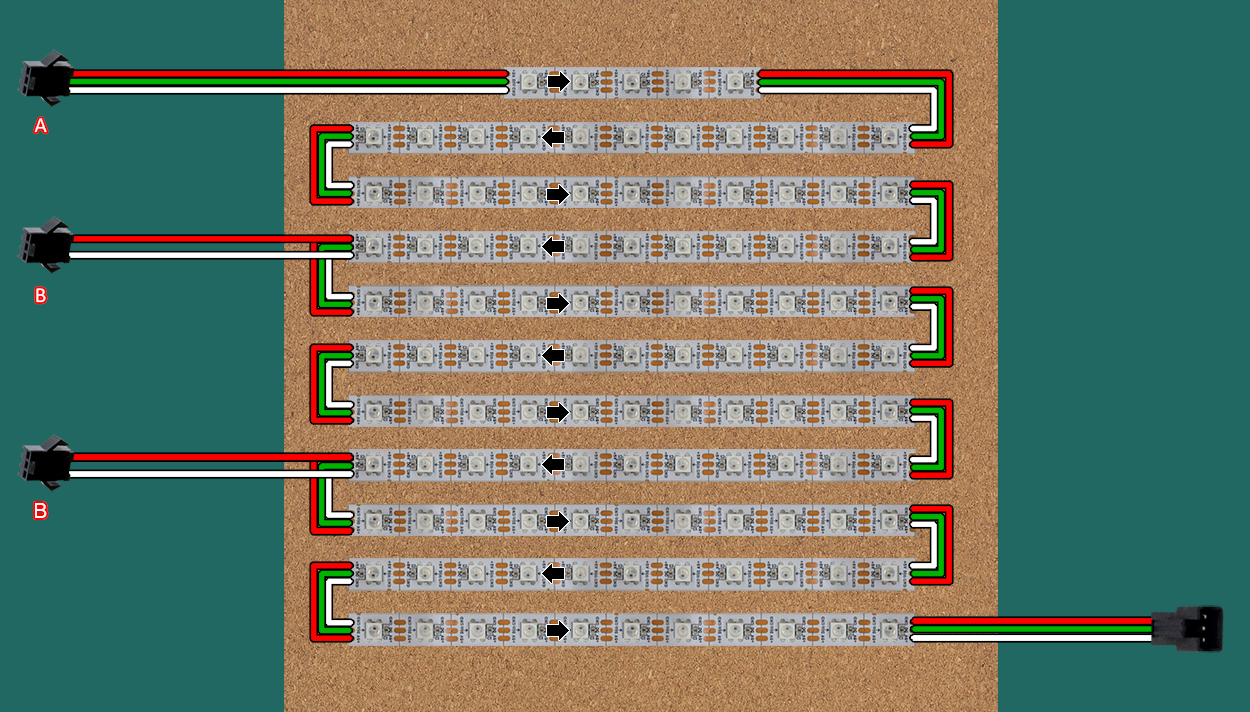
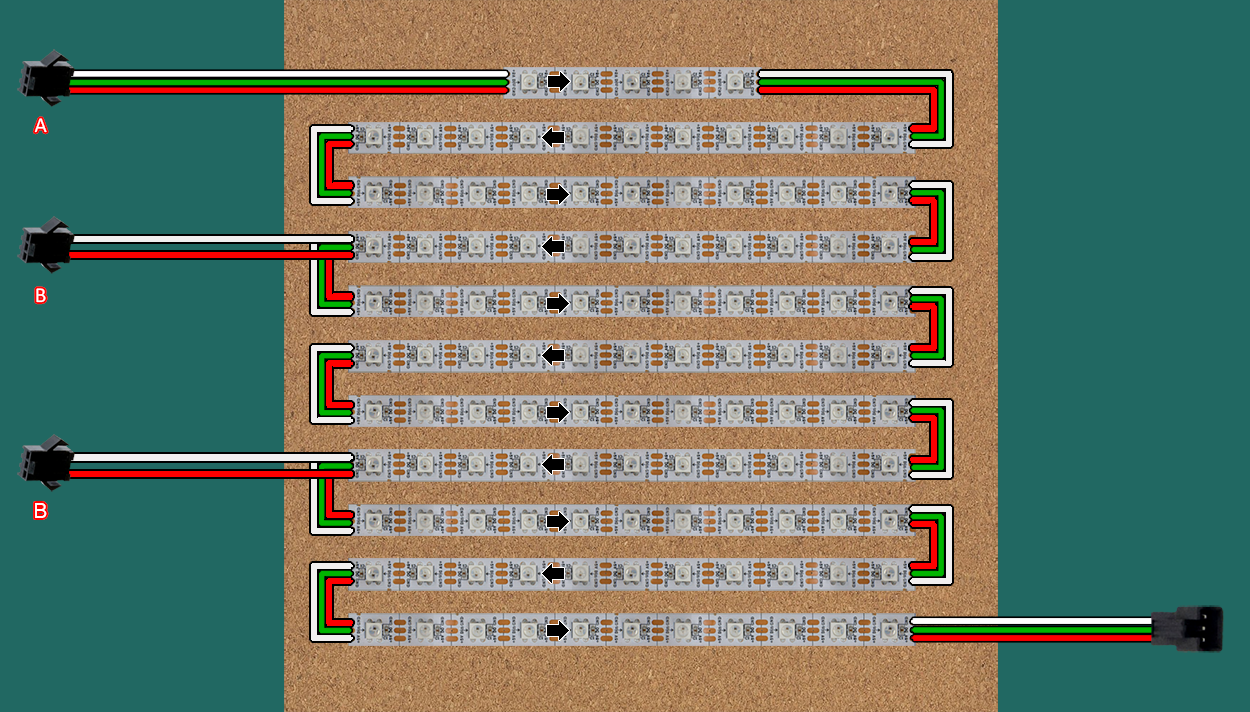
Comparing the layer stacks of the two 1250 × 712 images. Changes:
painted on "Wiring 0" over 69, 71, 508, 93
painted on "Wiring 1" over 759, 71, 952, 147
painted on "Wiring 2" over 311, 126, 353, 204
renamed "Wiring 4" to "Wiring 3", painted on it over 910, 182, 952, 260
painted on "Power inject" (1st of 2, in "Wiring") over 69, 236, 353, 258
renamed "Wiring 5" to "Wiring 4", painted on it over 311, 237, 353, 315
renamed "Wiring 6" to "Wiring 5", painted on it over 910, 288, 952, 366
renamed "Wiring 7" to "Wiring 6", painted on it over 311, 345, 353, 423
renamed "Wiring 8" to "Wiring 7", painted on it over 910, 400, 952, 478
painted on "Power inject" (2nd of 2, in "Wiring") over 69, 454, 353, 477
renamed "Wiring 9" to "Wiring 8", painted on it over 311, 455, 353, 534
renamed "Wiring 10" to "Wiring 9", painted on it over 910, 506, 952, 584
renamed "Wiring 11" to "Wiring 10", painted on it over 311, 563, 353, 641
painted on "Wiring 12" over 911, 618, 1152, 641
